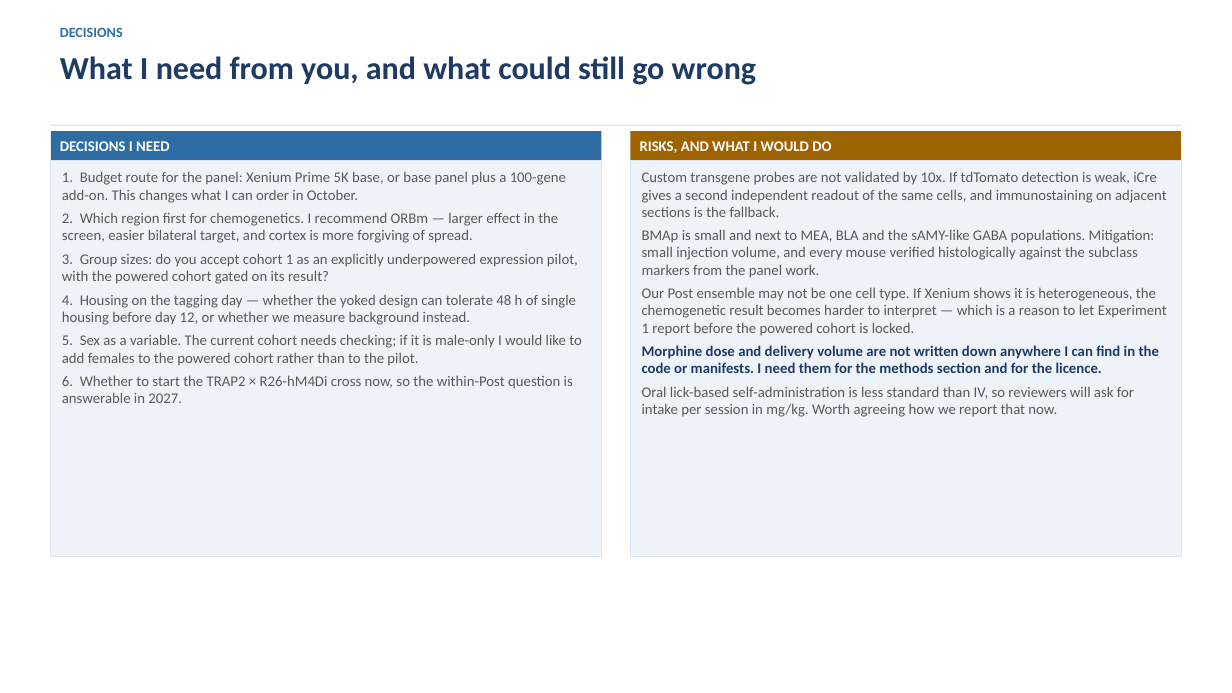
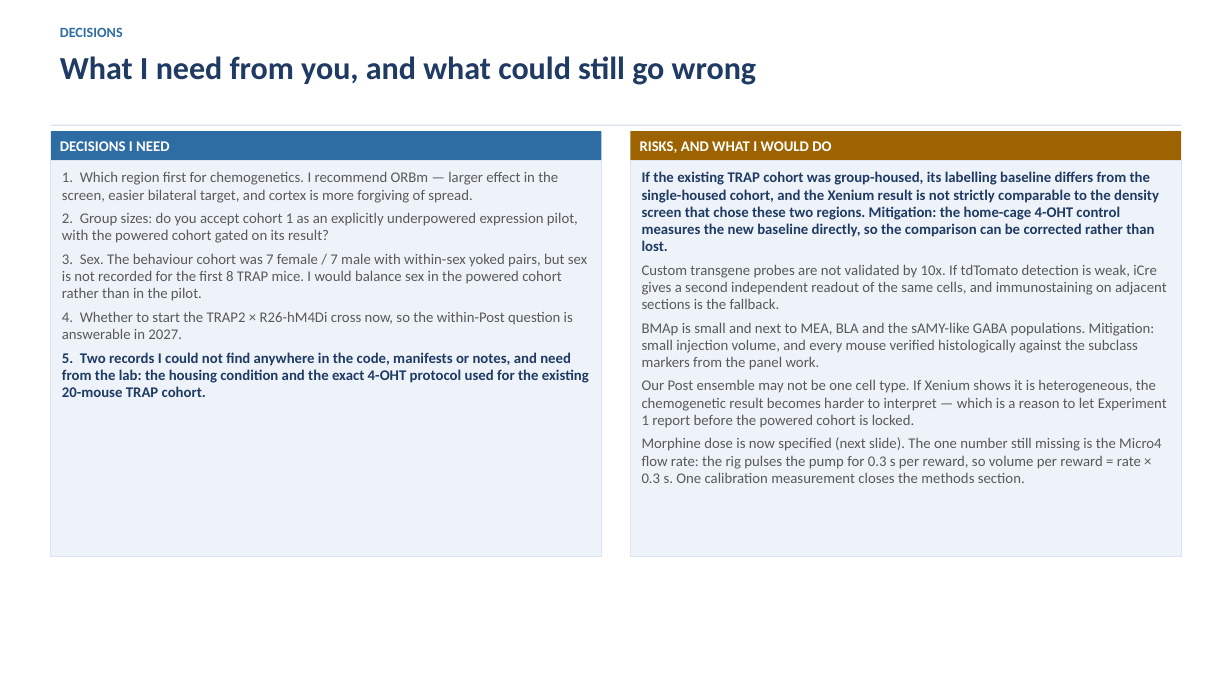
Before and after one commit to limserenahansol/Genelist_analysis_WMB, a slide deck: slide 15 of outputs/NextPhase_Plan_ORBm_BMAp_TRAP.pptx. Drawn at 1232x693 pixels with LibreOffice and Linux fonts; fonts in the diff are those of the drawing. Boxes give left, top, right and bottom in pixels: in the first picture for what was removed or moved away, otherwise in the second. Text is boxed around its words. In the diff, an @@ line names an element or a change of style, - is before the commit and + after.

```diff
--- a/outputs/NextPhase_Plan_ORBm_BMAp_TRAP.pptx
+++ b/outputs/NextPhase_Plan_ORBm_BMAp_TRAP.pptx
@@ text in rectangle at [62,171,589,397]: text changed @@
-1. Budget route for the panel: Xenium Prime 5K base, or base panel plus a 100-gene add-on. This changes what I can order in October.
-2. Which region first for chemogenetics. I recommend ORBm — larger effect in the screen, easier bilateral target, and cortex is more forgiving of spread.
-3. Group sizes: do you accept cohort 1 as an explicitly underpowered expression pilot, with the powered cohort gated on its result?
-4. Housing on the tagging day — whether the yoked design can tolerate 48 h of single housing before day 12, or whether we measure background instead.
-5. Sex as a variable. The current cohort needs checking; if it is male-only I would like to add females to the powered cohort rather than to the pilot.
-6. Whether to start the TRAP2 × R26-hM4Di cross now, so the within-Post question is answerable in 2027.
+1. Which region first for chemogenetics. I recommend ORBm — larger effect in the screen, easier bilateral target, and cortex is more forgiving of spread.
+2. Group sizes: do you accept cohort 1 as an explicitly underpowered expression pilot, with the powered cohort gated on its result?
+3. Sex. The behaviour cohort was 7 female / 7 male with within-sex yoked pairs, but sex is not recorded for the first 8 TRAP mice. I would balance sex in the powered cohort rather than in the pilot.
+4. Whether to start the TRAP2 × R26-hM4Di cross now, so the within-Post question is answerable in 2027.
+5. Two records I could not find anywhere in the code, manifests or notes, and need from the lab: the housing condition and the exact 4-OHT protocol used for the existing 20-mouse TRAP cohort.
@@ text in rectangle at [642,171,1159,251]: paragraph added @@
+If the existing TRAP cohort was group-housed, its labelling baseline differs from the single-housed cohort, and the Xenium result is not strictly comparable to the density screen that chose these two regions. Mitigation: the home-cage 4-OHT control measures the new baseline directly, so the comparison can be corrected rather than lost.
@@ text in rectangle at [642,437,1161,483]: text changed @@
-Morphine dose and delivery volume are not written down anywhere I can find in the code or manifests. I need them for the methods section and for the licence.
-Oral lick-based self-administration is less standard than IV, so reviewers will ask for intake per session in mg/kg. Worth agreeing how we report that now.
+Morphine dose is now specified (next slide). The one number still missing is the Micro4 flow rate: the rig pulses the pump for 0.3 s per reward, so volume per reward = rate × 0.3 s. One calibration measurement closes the methods section.
```
Also in this commit, not shown: 7 other slides changed, 1 slide added, 8 other files.
